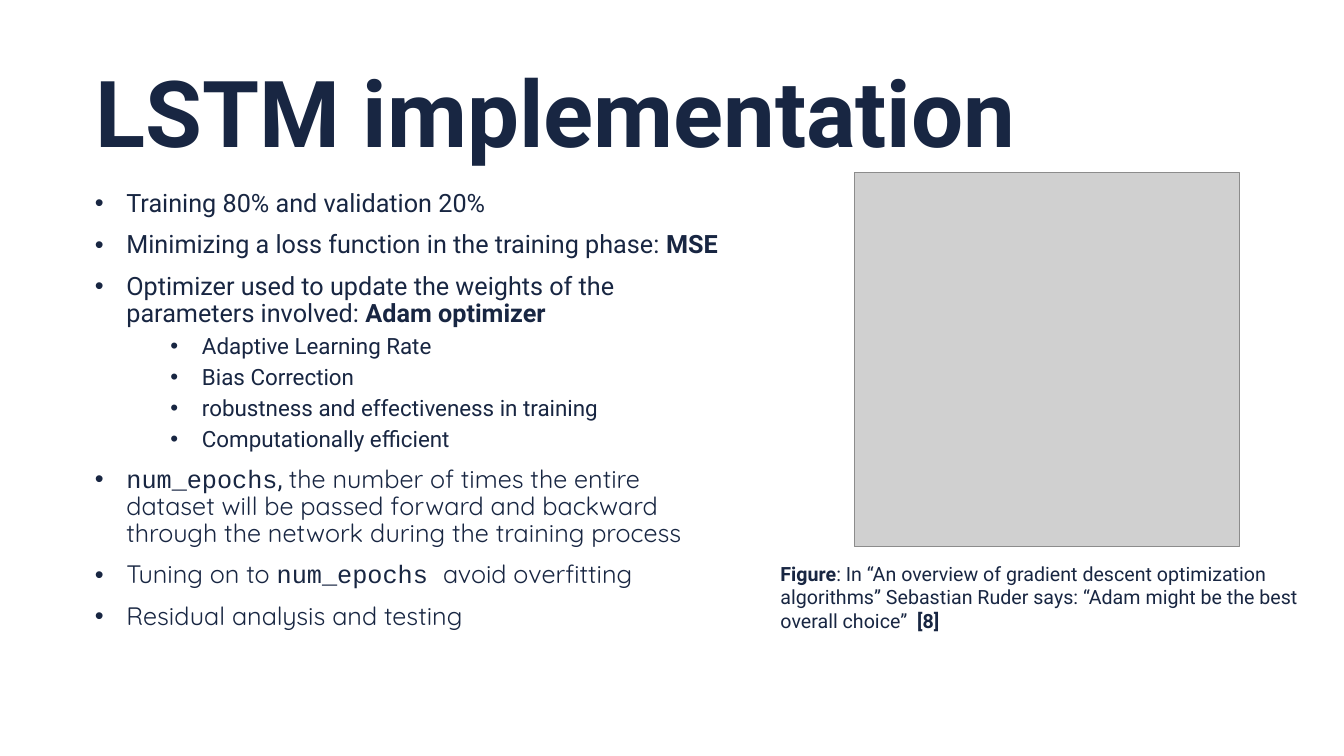
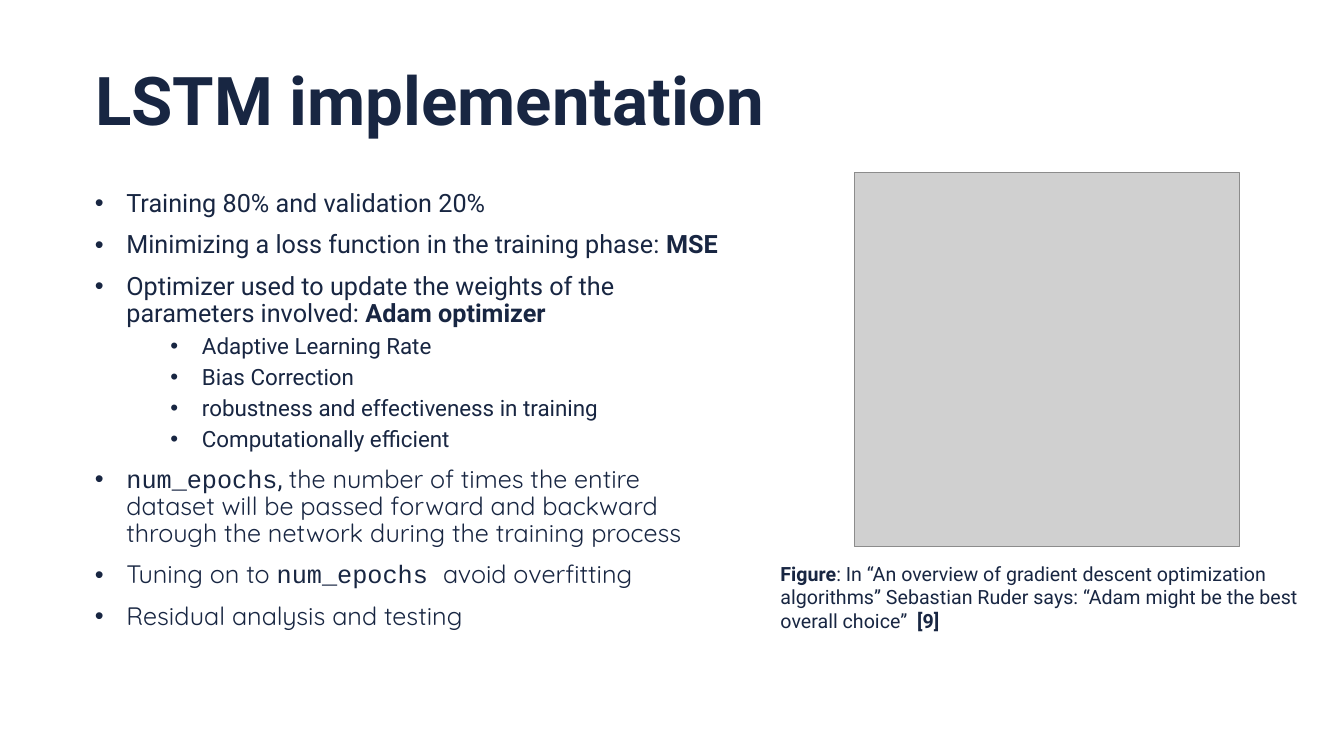
Before and after one commit to silviufilote/S4HDD, a slide deck: slide 39 of Time series project/documentation/slides.pptx (slide 26 before the commit). Drawn at 1344x756 pixels with LibreOffice and Linux fonts; fonts in the diff are those of the drawing; grey boxes stand for pictures; background and template pictures are left out. Boxes give left, top, right and bottom in pixels: in the first picture for what was removed or moved away, otherwise in the second. Text is boxed around its words. In the diff, an @@ line names an element or a change of style, - is before the commit and + after.

```diff
--- a/Time series project/documentation/slides.pptx
+++ b/Time series project/documentation/slides.pptx
@@ title "LSTM implementation" at [95, 74, 764, 139]: size 66 to 48 pt @@
@@ text at [780, 566, 1297, 632]: text changed @@
-Figure: In “An overview of gradient descent optimization algorithms” Sebastian Ruder says: “Adam might be the best overall choice” [8]
+Figure: In “An overview of gradient descent optimization algorithms” Sebastian Ruder says: “Adam might be the best overall choice” [9]
```
Also in this commit, not shown: 17 other slides changed, 13 slides added, 2 other files.
